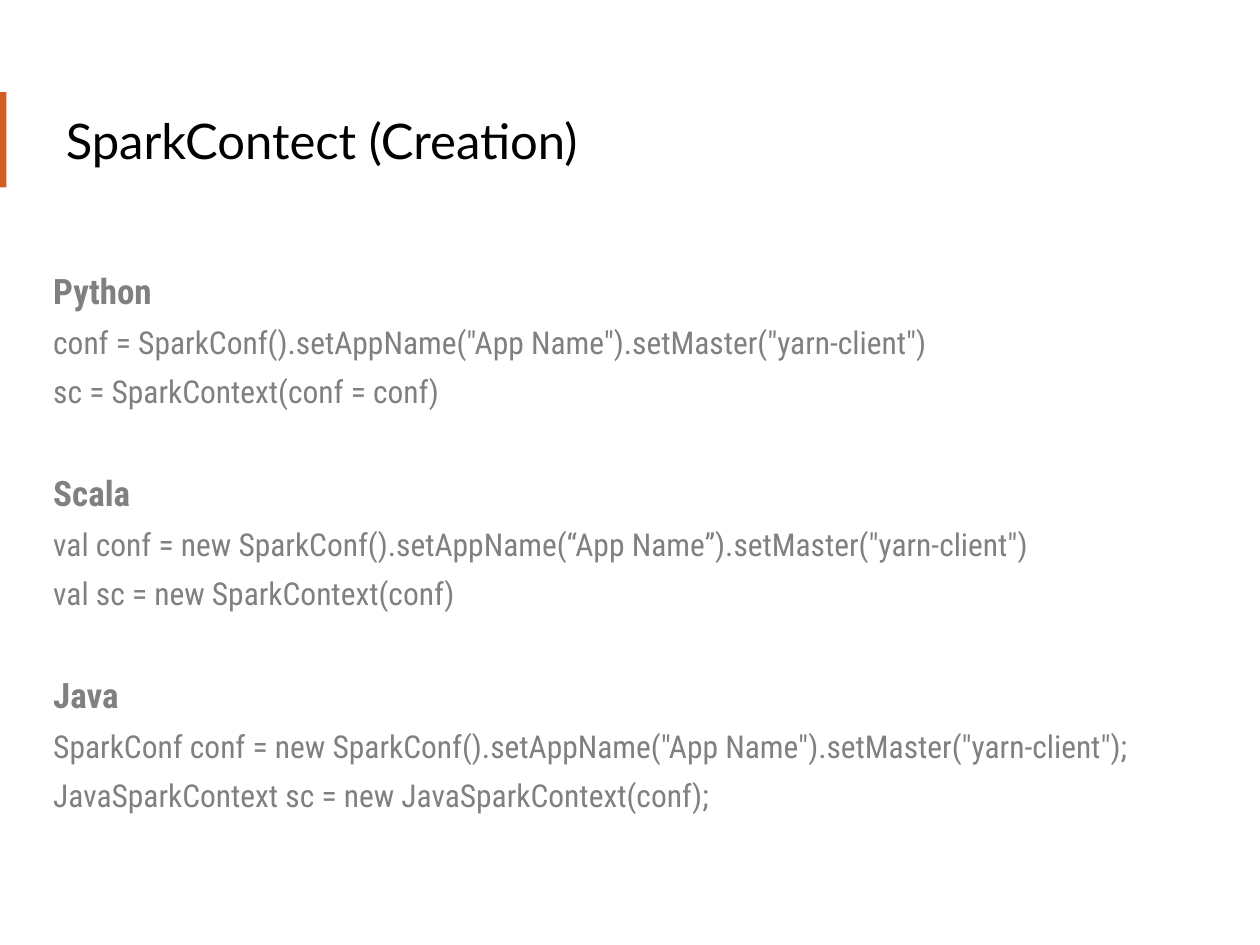
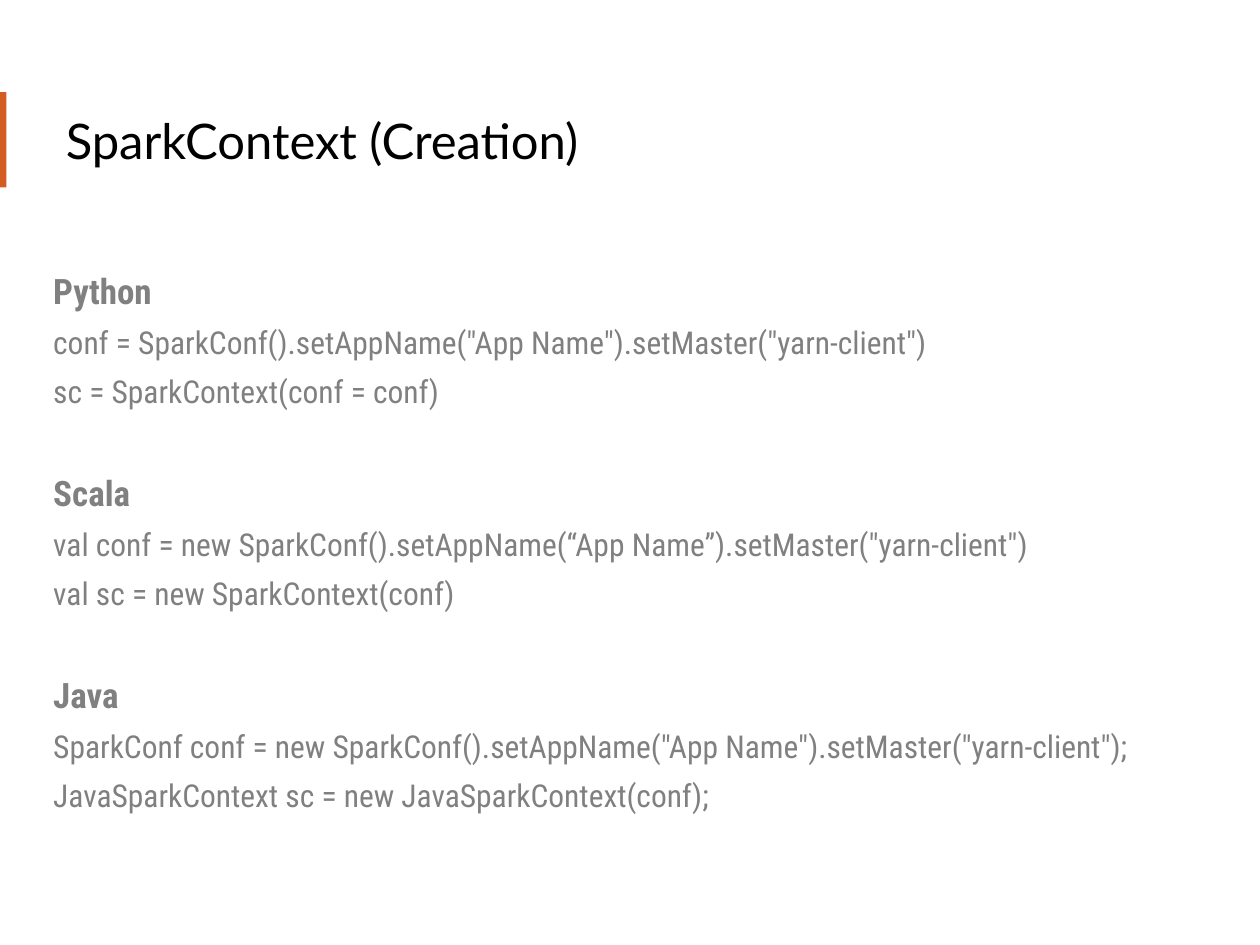
Before and after one commit to teamclairvoyant/intro-to-spark, a slide deck: slide 26 of Intro to Apache Spark Slides.pptx. Drawn at 1260x945 pixels with LibreOffice and Linux fonts; fonts in the diff are those of the drawing. Boxes give left, top, right and bottom in pixels: in the first picture for what was removed or moved away, otherwise in the second. Text is boxed around its words. In the diff, an @@ line names an element or a change of style, - is before the commit and + after.

Commit message:
Fixing spelling issues and other issues with slides after first run through

```diff
--- a/Intro to Apache Spark Slides.pptx
+++ b/Intro to Apache Spark Slides.pptx
@@ title at <box>66,121,578,168</box>: text changed @@
-SparkContect (Creation)
+SparkContext (Creation)
```
Also in this commit, not shown: 13 other slides changed.
